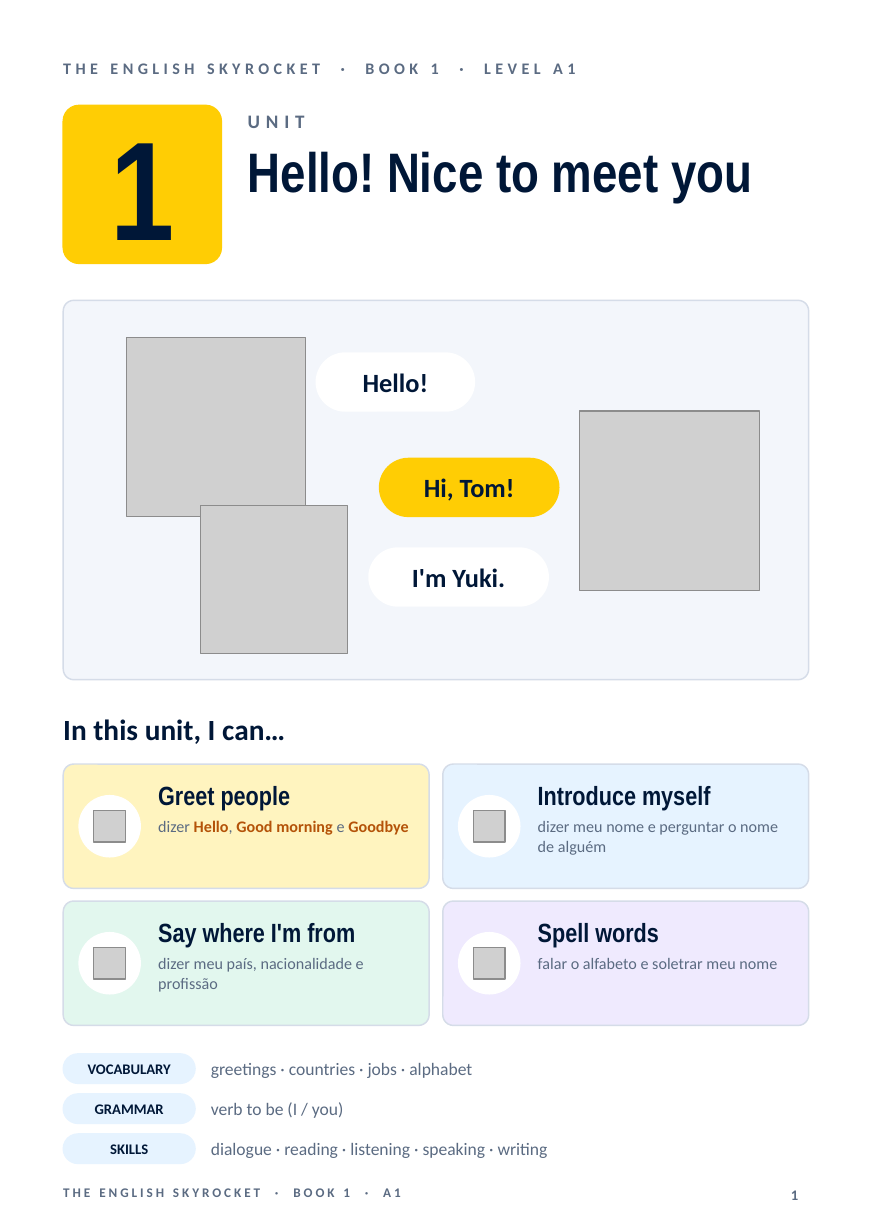
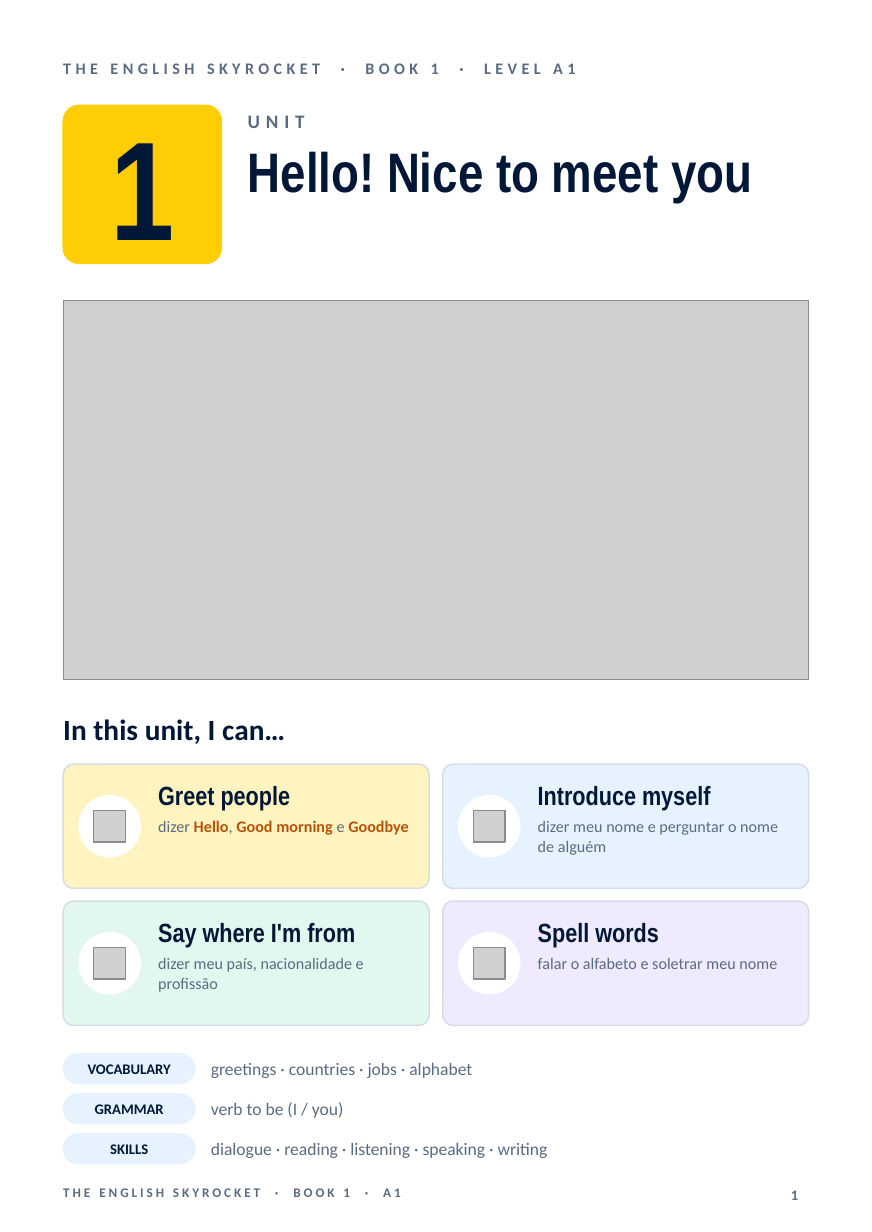
Before and after one commit to raulpivoto/MasterEnglishTeaching, a slide deck: slide 1 of curso-ingles/book1/Book1_Unit01_A4.pptx. Drawn at 872x1232 pixels with LibreOffice and Linux fonts; fonts in the diff are those of the drawing; grey boxes stand for pictures. Boxes give left, top, right and bottom in pixels: in the first picture for what was removed or moved away, otherwise in the second. Text is boxed around its words. In the diff, an @@ line names an element or a change of style, - is before the commit and + after.

```diff
--- a/curso-ingles/book1/Book1_Unit01_A4.pptx
+++ b/curso-ingles/book1/Book1_Unit01_A4.pptx
@@ rounded rectangle removed at (63, 301, 809, 680) @@
@@ picture added at (63, 301, 809, 680) @@
@@ picture removed at (127, 337, 306, 517) @@
@@ rounded rectangle removed at (316, 353, 474, 411) @@
@@ text removed at (363, 373, 429, 393) @@
-Hello!
@@ picture removed at (580, 411, 759, 590) @@
@@ rounded rectangle removed at (380, 459, 559, 517) @@
@@ text removed at (424, 478, 515, 501) @@
-Hi, Tom!
@@ picture removed at (200, 506, 348, 654) @@
@@ rounded rectangle removed at (369, 548, 548, 606) @@
@@ text removed at (412, 568, 505, 588) @@
-I'm Yuki.
```
Also in this commit, not shown: 1 other slide changed, 1 slide added, 18 other files.
